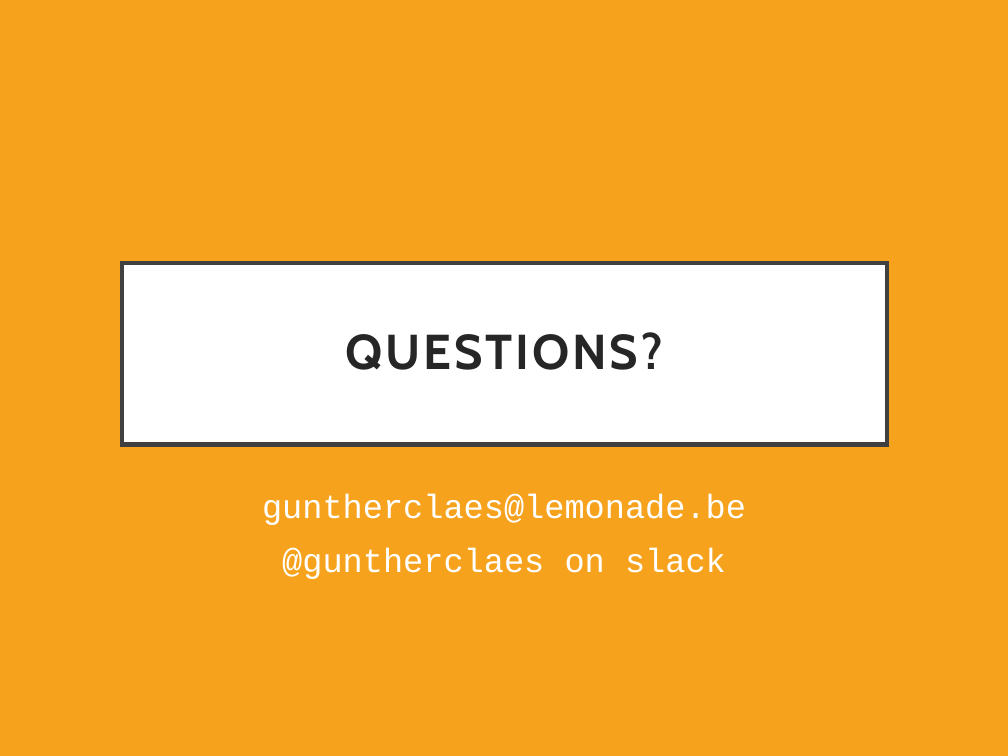
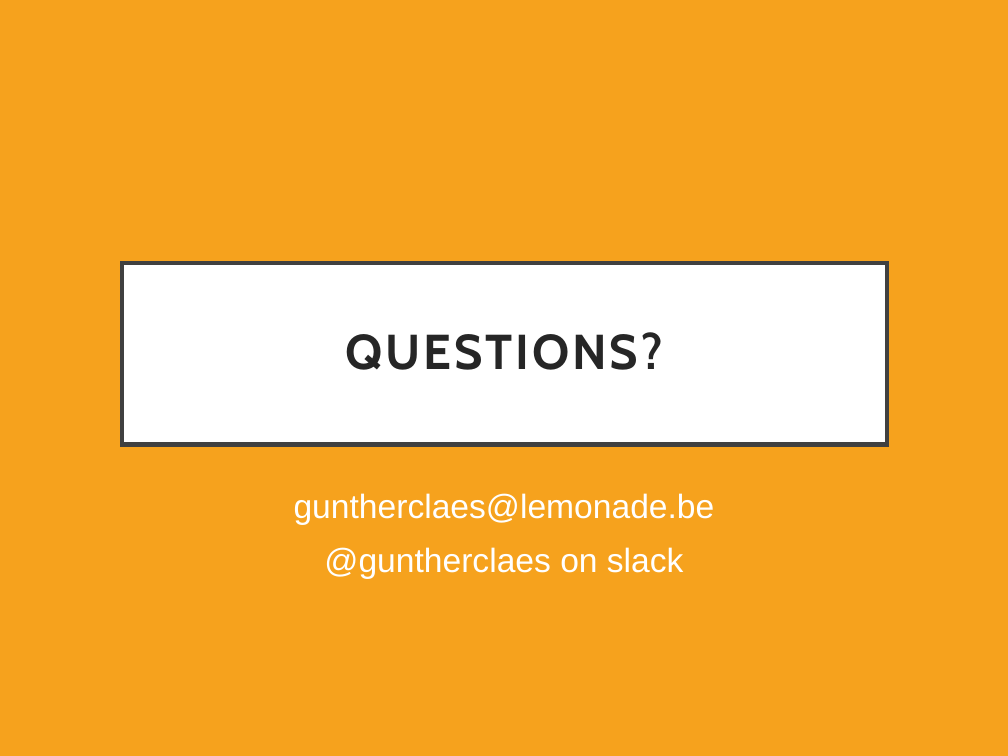
Before and after one commit to katholiek-onderwijs-vlaanderen/cssworkshop, a slide deck: slide 57 of presentation.pptx (slide 53 before the commit). Drawn at 1008x756 pixels with LibreOffice and Linux fonts; fonts in the diff are those of the drawing. Boxes give left, top, right and bottom in pixels: in the first picture for what was removed or moved away, otherwise in the second. Text is boxed around its words. In the diff, an @@ line names an element or a change of style, - is before the commit and + after.

```diff
--- a/presentation.pptx
+++ b/presentation.pptx
@@ text "guntherclaes@lemonade.be" at [294, 493, 715, 579]: font Courier New to Arial @@
```
Also in this commit, not shown: 2 other slides changed, 5 slides added, 1 slide removed, 1 other file.
